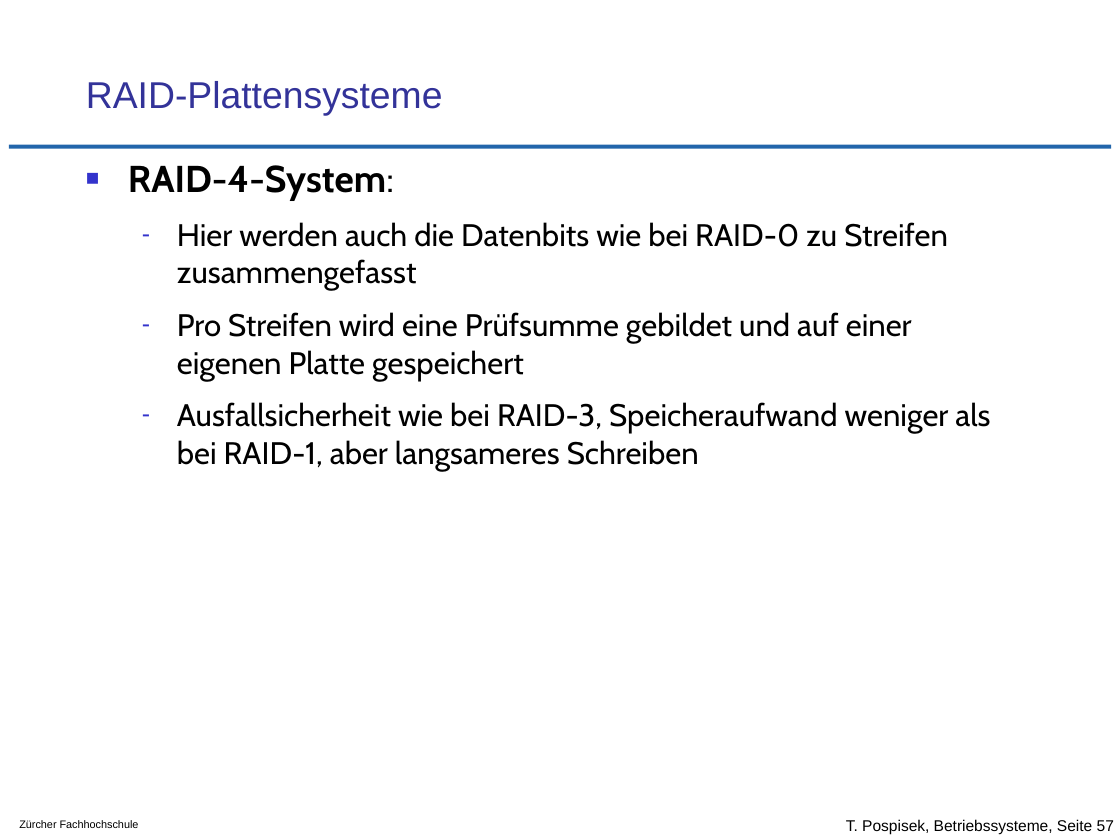
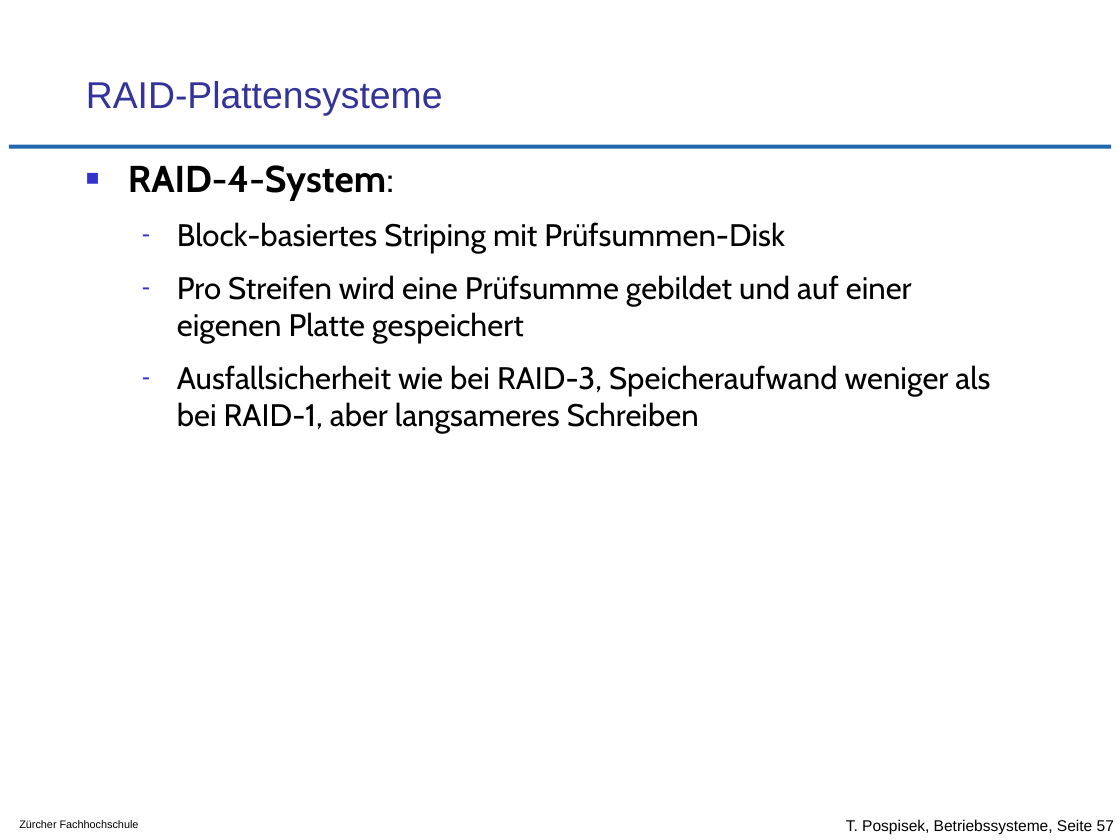
Before and after one commit to tpo/betriebssysteme, a slide deck: slide 57 of 12_Geraete_und_Dateiverwaltung.odp. Drawn at 1120x840 pixels with LibreOffice and Linux fonts; fonts in the diff are those of the drawing; background and template pictures are left out. Boxes give left, top, right and bottom in pixels: in the first picture for what was removed or moved away, otherwise in the second. Text is boxed around its words. In the diff, an @@ line names an element or a change of style, - is before the commit and + after.

Commit message:
S.57 RAID-4 besser erklärt

```diff
--- a/12_Geraete_und_Dateiverwaltung.odp
+++ b/12_Geraete_und_Dateiverwaltung.odp
@@ text at box(177, 222, 785, 253): text changed @@
-  – Hier werden auch die Datenbits wie bei RAID-0 zu Streifen zusammengefasst
+  – Block-basiertes Striping mit Prüfsummen-Disk
```
